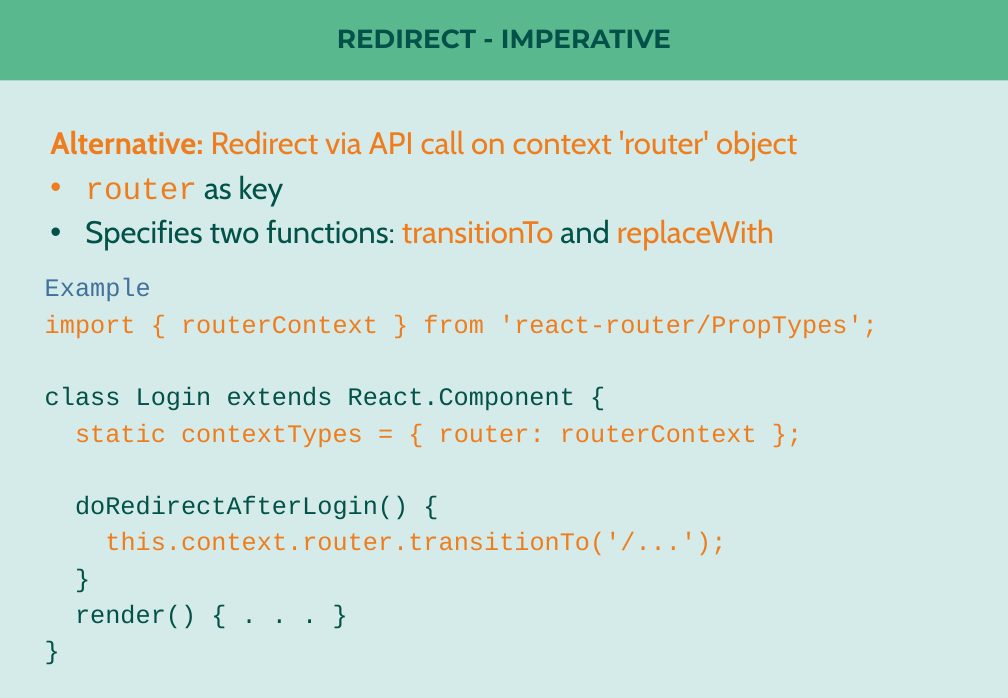
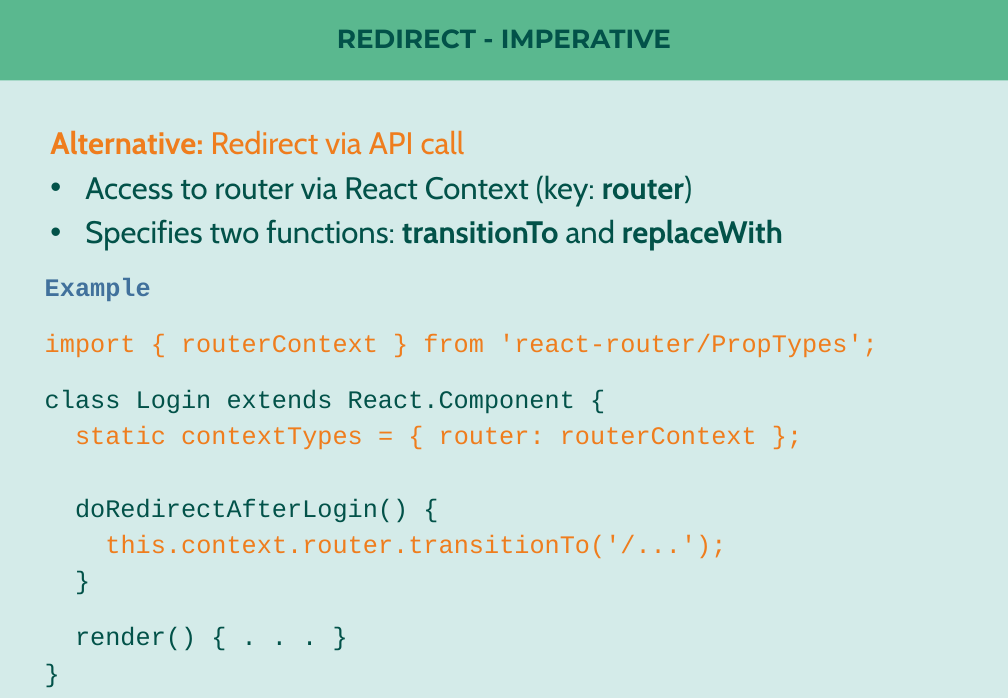
Before and after one commit to nilshartmann/react-rr4-example, a slide deck: slide 17 of react-router-meetup.pptx (slide 16 before the commit). Drawn at 1008x698 pixels with LibreOffice and Linux fonts; fonts in the diff are those of the drawing. Boxes give left, top, right and bottom in pixels: in the first picture for what was removed or moved away, otherwise in the second. Text is boxed around its words. In the diff, an @@ line names an element or a change of style, - is before the commit and + after.

```diff
--- a/react-router-meetup.pptx
+++ b/react-router-meetup.pptx
@@ text at bbox=[50, 130, 692, 206]: text changed; text colour #EF7D1D to #025249 @@
-Alternative: Redirect via API call on context 'router' object
-• router as key
+Alternative: Redirect via API call
+• Access to router via React Context (key: router)
@@ text at bbox=[85, 219, 783, 251]: text colour #EF7D1D to #025249, bold on in "transitionTo replaceWith" @@
@@ text at bbox=[45, 278, 151, 301]: bold on in "Example" @@
```
Also in this commit, not shown: 10 other slides changed, 9 slides added, 5 slides removed.
